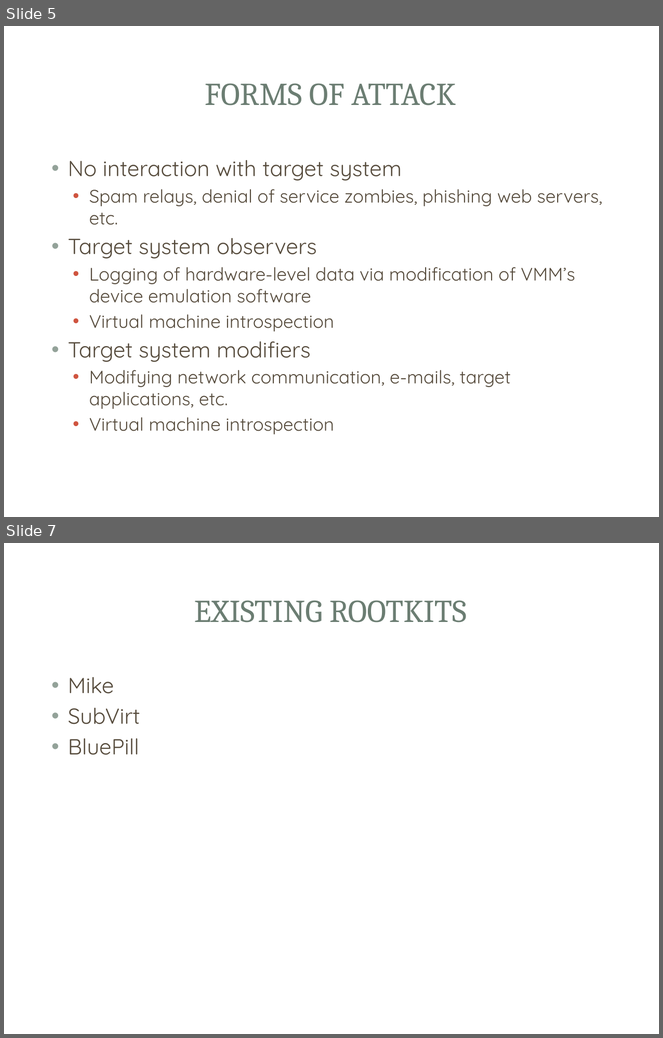
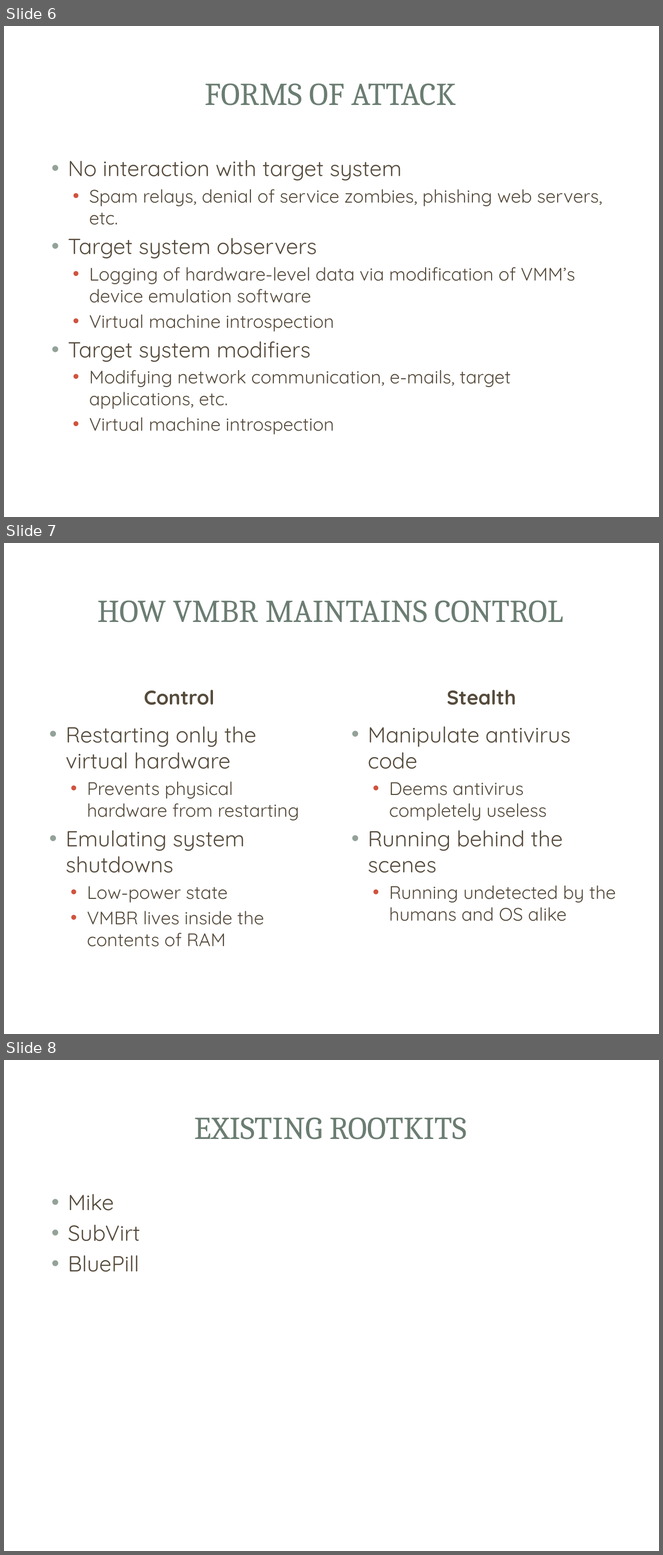
Before and after one commit to mjmalkowski11023/Computer-Security-2013, a slide deck: VMBR_Presentation.pptx. Shown one above the other, each under a label of ours: slides 5 and 7 before the commit, slides 6, 7 and 8 after it; the slides between them are not shown. The pictures are 663x1038 and 663x1555 pixels, drawn with LibreOffice and Linux fonts; fonts in the diff are those of the drawing; background and template pictures are left out. Boxes give left, top, right and bottom in pixels: in the first picture for what was removed or moved away, otherwise in the second. Text is boxed around its words. In the diff, an @@ line names an element or a change of style, - is before the commit and + after.

Commit message:
Added Virtual Machine and VMBR control parts

```diff
--- a/VMBR_Presentation.pptx
+++ b/VMBR_Presentation.pptx
@@ slide 7 added at (4,543,659,1034), background picture (left out); not listed: 3 template elements that a slide beside it also shows @@
@@ title added at (97,600,564,623), 35 pt, text #6B7D72 @@
+HOW VMBR MAINTAINS CONTROL
@@ text added at (144,690,215,705), 22 pt, text #564B3C, bold @@
+Control
@@ text added at (447,690,516,705), 22 pt, text #564B3C, bold @@
+Stealth
@@ text added at (66,727,299,947), 20 pt, text #564B3C @@
+• Restarting only the virtual hardware
+  • Prevents physical hardware from restarting
+• Emulating system shutdowns
+  • Low-power state
+  • VMBR lives inside the contents of RAM
@@ text added at (368,727,616,922), 20 pt, text #564B3C @@
+• Manipulate antivirus code
+  • Deems antivirus completely useless
+• Running behind the scenes
+  • Running undetected by the humans and OS alike
@@ what was slide 5 is now slide 6 @@
@@ what was slide 7 is now slide 8 @@
```
Also in this commit, not shown: 2 other slides added, 2 slides removed.
